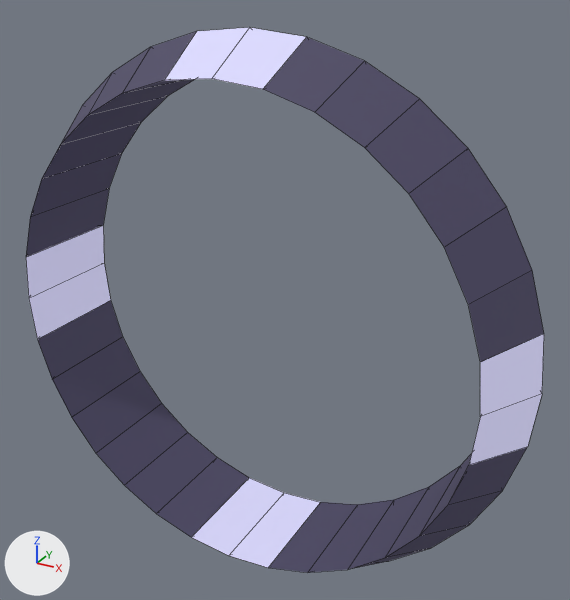
The FBX model Assets/Resources/Planetary/Prefabs/Shipyard/Models/ShipyardTorus.fbx: old version first, new version second.
Rendered twice from a 50 mm camera at (-6.73, -8.69, 4.83) aimed at (-11.69, 0.33, 0.32). Arrows for +X, +Y and +Z are at lower left; the lights stay in place. Mesh edges are drawn as thin lines.

Names of what the first picture shows: 'ShipyardTorus'.
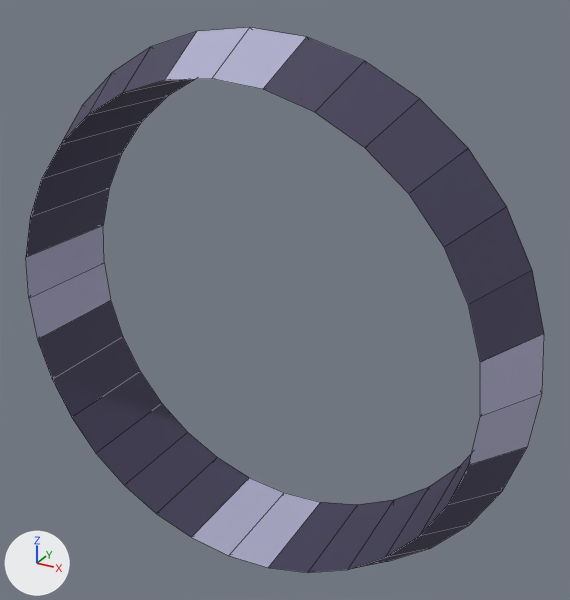
The newer file is also turned or shifted as a whole; pictures and numbers use the older file's frame.

Location of each change, [x1, y1, x2, y2] in pixels of the pictures (570 x 600 px):
'ShipyardTorus', recoloured, surface changed: [26, 27, 544, 568] in both

What changed in the scene script:
```text
Change mat_lightmetal:
    remove mat_lightmetal.emission_color = (0.43, 0.421, 0.604)  # light grey #afaecc
    remove mat_lightmetal.emission_strength = 0.65
```
